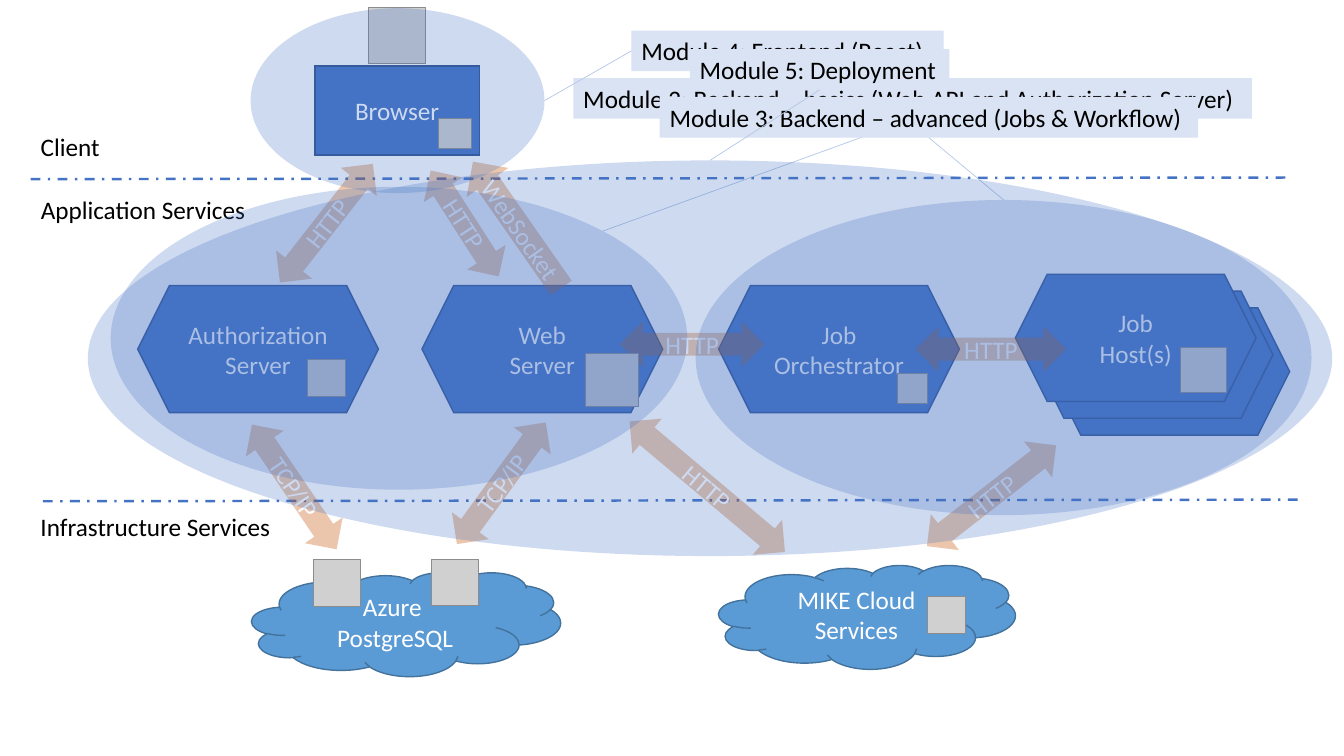
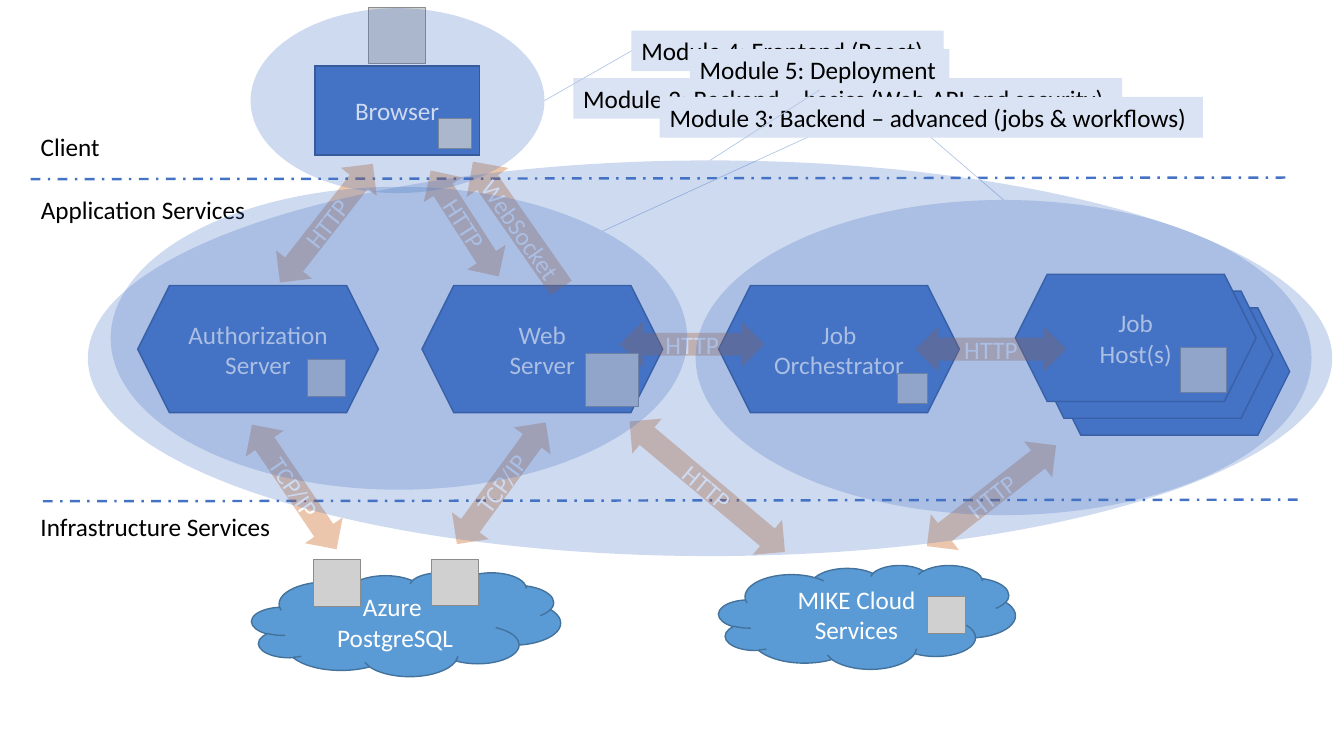
Before and after one commit to DHI/DomainServicesCourse, a slide deck: slide 3 of Presentations/DS-course-1-introduction.pptx. Drawn at 1344x756 pixels with LibreOffice and Linux fonts; fonts in the diff are those of the drawing; grey boxes stand for pictures. Boxes give left, top, right and bottom in pixels: in the first picture for what was removed or moved away, otherwise in the second. Text is boxed around its words. In the diff, an @@ line names an element or a change of style, - is before the commit and + after.

Commit message:
Modified

```diff
--- a/Presentations/DS-course-1-introduction.pptx
+++ b/Presentations/DS-course-1-introduction.pptx
@@ rectangle "Module 2: Backend – basics ...": place and size @@
-rectangle "Module 2: Backend – basics ..." at (574,78,1252,118)
+rectangle "Module 2: Backend – basics ..." at (574,78,1123,118)
@@ text in rectangle at (583,90,1103,114): text changed @@
-Module 2: Backend – basics (Web API and Authorization Server)
+Module 2: Backend – basics (Web API and security)
@@ line moved from (912, 119) - (603, 231) to (848, 119) - (603, 231) @@
@@ rectangle "Module 3: Backend – advanced ...": place and size @@
-rectangle "Module 3: Backend – advanced ..." at (659,97,1198,137)
+rectangle "Module 3: Backend – advanced ..." at (659,97,1203,137)
@@ text in rectangle at (670,108,1186,132): text changed @@
-Module 3: Backend – advanced (Jobs & Workflow)
+Module 3: Backend – advanced (jobs & workflows)
```
